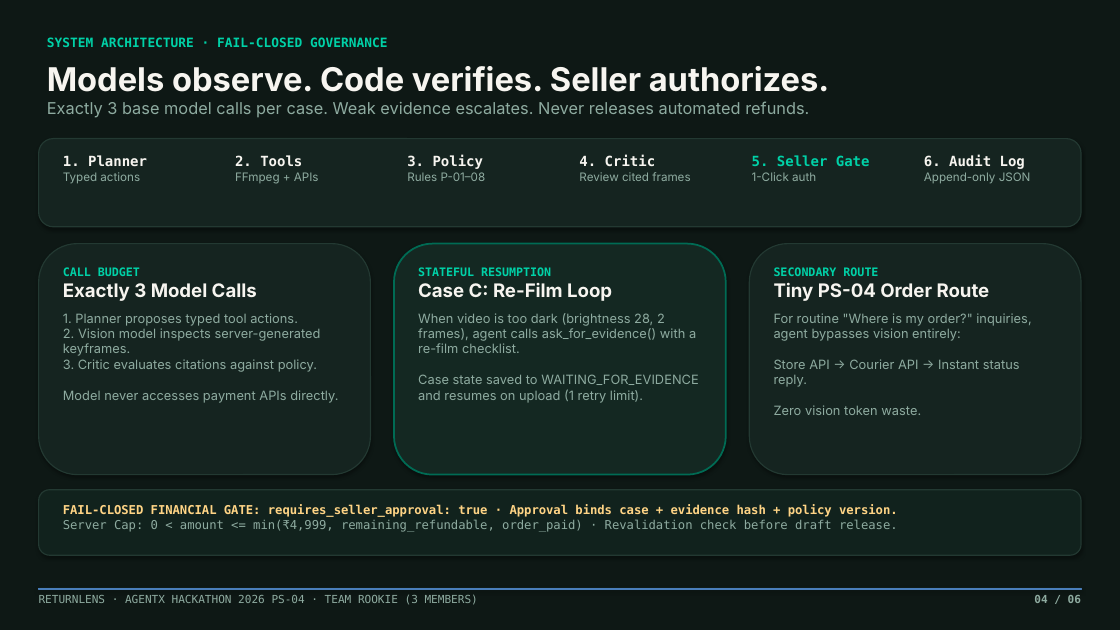
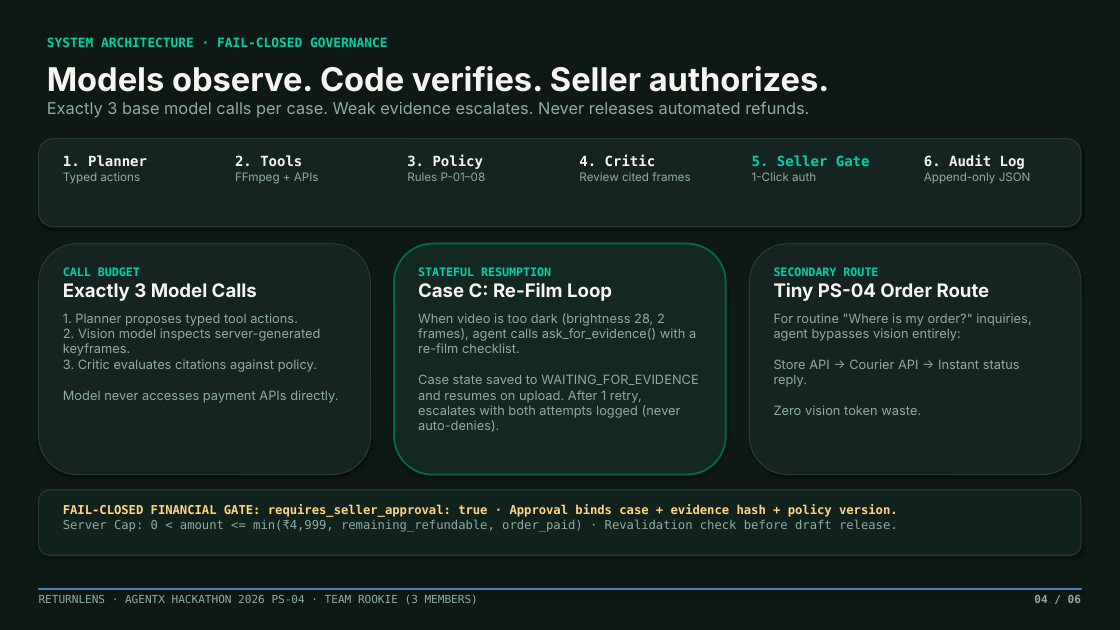
Before and after one commit to lenamkhanhh/hack4hack, a slide deck: slide 4 of ReturnLens_v5.pptx. Drawn at 1120x630 pixels with LibreOffice and Linux fonts; fonts in the diff are those of the drawing. Boxes give left, top, right and bottom in pixels: in the first picture for what was removed or moved away, otherwise in the second. Text is boxed around its words. In the diff, an @@ line names an element or a change of style, - is before the commit and + after.

```diff
--- a/ReturnLens_v5.pptx
+++ b/ReturnLens_v5.pptx
@@ text at (x1=418, y1=313, x2=698, y2=432): text changed @@
-When video is too dark (brightness 28, 2 frames), agent calls ask_for_evidence() with a re-film checklist.
-Case state saved to WAITING_FOR_EVIDENCE and resumes on upload (1 retry limit).
+When video is too dark (brightness 28, 2 frames), agent calls ask_for_evidence() with a re-film checklist.
+Case state saved to WAITING_FOR_EVIDENCE and resumes on upload. After 1 retry, escalates with both attempts logged (never auto-denies).
```
Also in this commit, not shown: 3 other slides changed, 12 other files.
